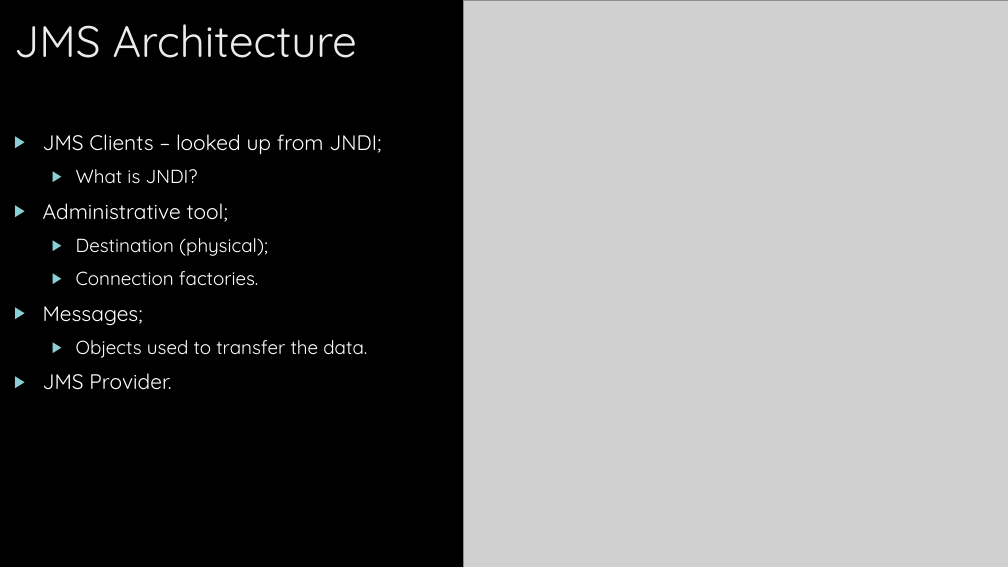
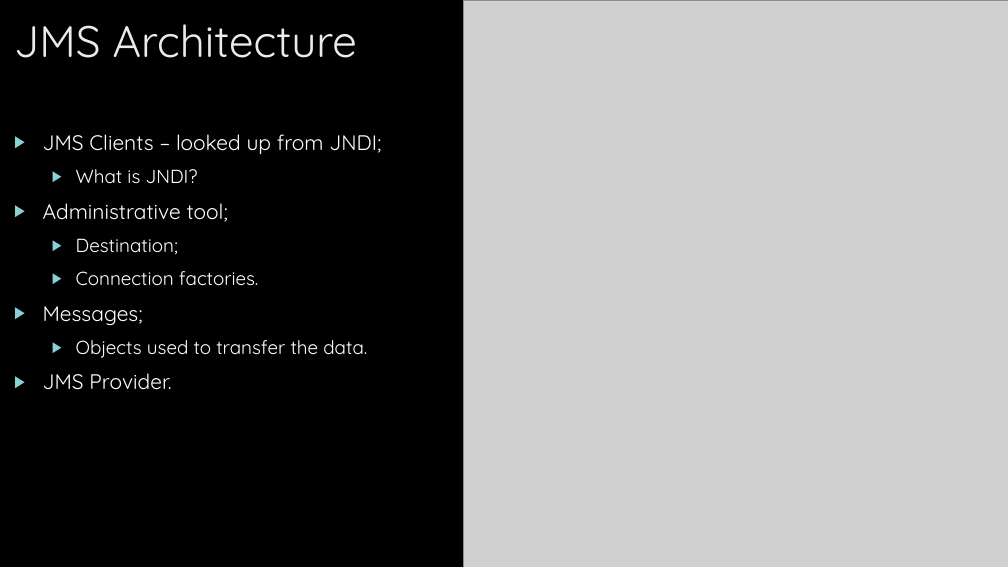
Before and after one commit to ivorusev/jms-tutorial-resources, a slide deck: slide 9 of jms-basics-day-one.pptx (slide 7 before the commit). Drawn at 1008x567 pixels with LibreOffice and Linux fonts; fonts in the diff are those of the drawing; grey boxes stand for pictures; background and template pictures are left out. Boxes give left, top, right and bottom in pixels: in the first picture for what was removed or moved away, otherwise in the second. Text is boxed around its words. In the diff, an @@ line names an element or a change of style, - is before the commit and + after.

```diff
--- a/jms-basics-day-one.pptx
+++ b/jms-basics-day-one.pptx
@@ text at (x1=76, y1=238, x2=178, y2=255): text changed @@
-  ▶ Destination (physical);
+  ▶ Destination;
```
Also in this commit, not shown: 11 other slides changed, 7 slides added, 1 slide removed, 2 other files.
